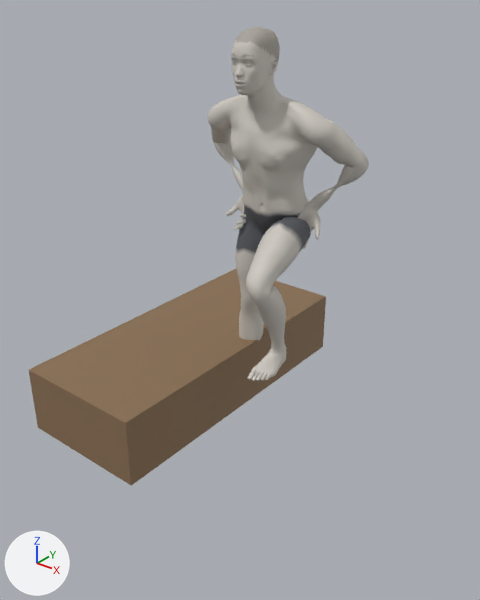
An edit to the glTF model exports/lateral-step-up.glb, drawn before and after from the same camera.
One viewpoint serves both versions: a camera (50 mm lens) standing at (1.69, -2.19, 1.94) and looking at (0.03, -0.12, 0.66). Arrows for +X, +Y and +Z are at lower left; the lights stay in place. The picture after the commit comes second. Both versions are drawn at frame 0 of the action 'lateral-step-up_left'; the numbers are the values there.

In view in the first picture: 'Mesh_0', 'stepBox'.
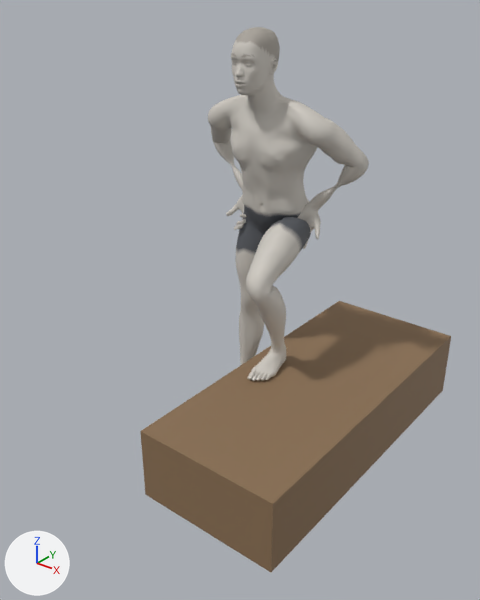
Where the change shows, as pixel boxes (x1, y1, x2, y2) in the pictures (480 x 600 px):
'stepBox_left', added (brown): after (140, 301, 451, 572)
'stepBox', rescaled (not visible afterwards): before (29, 269, 326, 485)

The change, as a list of edits to the scene's bpy script:
```text
Add mat_material_2:
    mat_material_2 = principled_material('Material_2')
    mat_material_2.base_color = (0.254, 0.159, 0.0844)  # brown #8a6f52
    mat_material_2.roughness = 0.7
Add me_mesh_2:
    me_mesh_2.from_pydata(...)  # a box spanning x -0.7..0.7, y -0.3..0.3, z -0.15..0.15
    me_mesh_2.materials.append(mat_material_2)  # brown #8a6f52
Change ob_stepbox:
    ob_stepbox.scale: (1.0, 1.0, 1.0) -> (0.0, 0.0, 0.0)
Add ob_stepbox_left:
    ob_stepbox_left = bpy.data.objects.new('stepBox_left', me_mesh_2)
    ob_stepbox_left.parent = ob_props
    ob_stepbox_left.location = (0.0, 0.34, 0.15)
```
